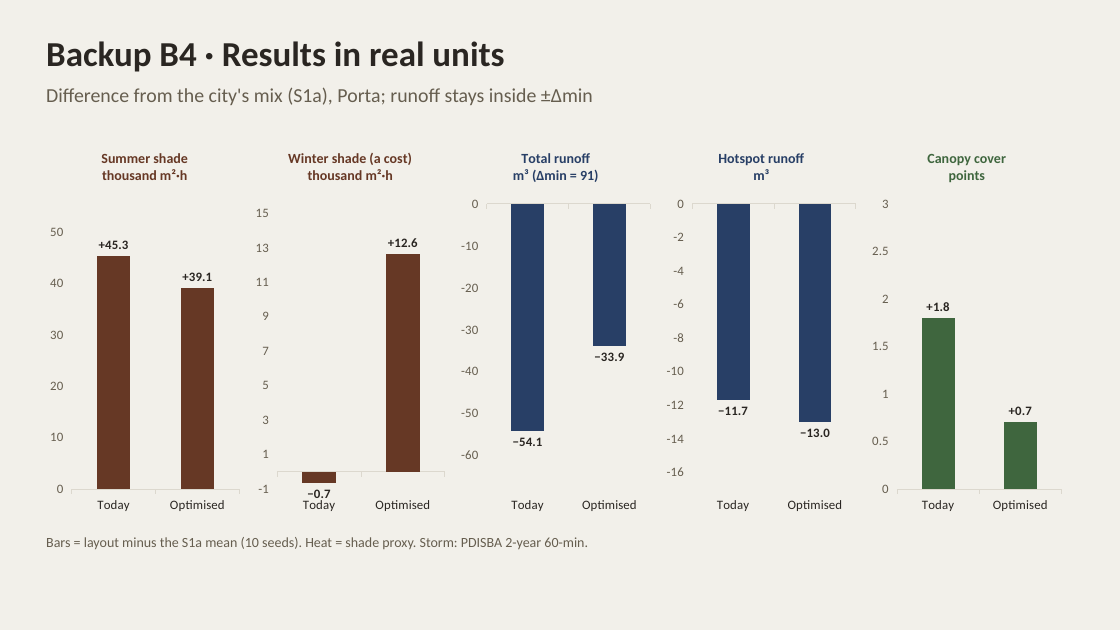
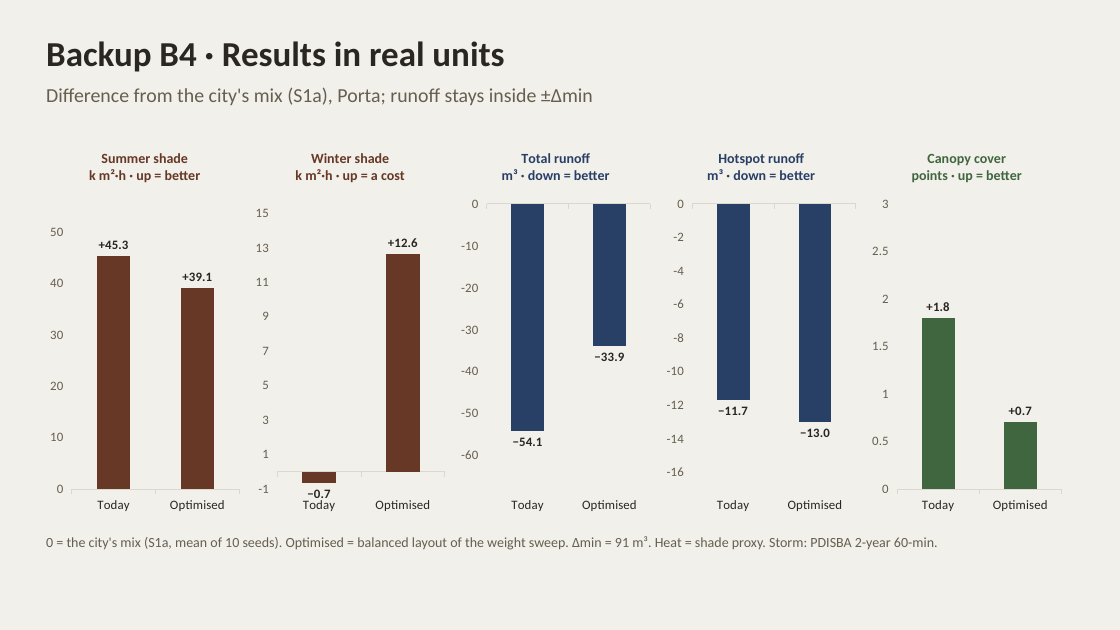
Before and after one commit to giofox96/shade-and-sponge, a slide deck: slide 23 of slides/shade_and_sponge_10nov_editable.pptx. Drawn at 1120x630 pixels with LibreOffice and Linux fonts; fonts in the diff are those of the drawing. Boxes give left, top, right and bottom in pixels: in the first picture for what was removed or moved away, otherwise in the second. Text is boxed around its words. In the diff, an @@ line names an element or a change of style, - is before the commit and + after.

```diff
--- a/slides/shade_and_sponge_10nov_editable.pptx
+++ b/slides/shade_and_sponge_10nov_editable.pptx
@@ column chart at bbox=[46, 134, 244, 521] @@
@@ title "Summer shade thousand m²·h" to "Summer shade k m²·h · up = better" @@
@@ column chart at bbox=[252, 134, 450, 521] @@
@@ title "Winter shade (a cost) thousand m²·h" to "Winter shade k m²·h · up = a cost" @@
@@ column chart at bbox=[457, 134, 655, 521] @@
@@ title "Total runoff m³ (Δmin = 91)" to "Total runoff m³ · down = better" @@
@@ column chart at bbox=[663, 134, 860, 521] @@
@@ title "Hotspot runoff m³" to "Hotspot runoff m³ · down = better" @@
@@ column chart at bbox=[869, 134, 1066, 521] @@
@@ title "Canopy cover points" to "Canopy cover points · up = better" @@
@@ text at bbox=[46, 536, 938, 550]: text changed @@
-Bars = layout minus the S1a mean (10 seeds). Heat = shade proxy. Storm: PDISBA 2-year 60-min.
+0 = the city's mix (S1a, mean of 10 seeds). Optimised = balanced layout of the weight sweep. Δmin = 91 m³. Heat = shade proxy. Storm: PDISBA 2-year 60-min.
```
Also in this commit, not shown: 2 other files.
